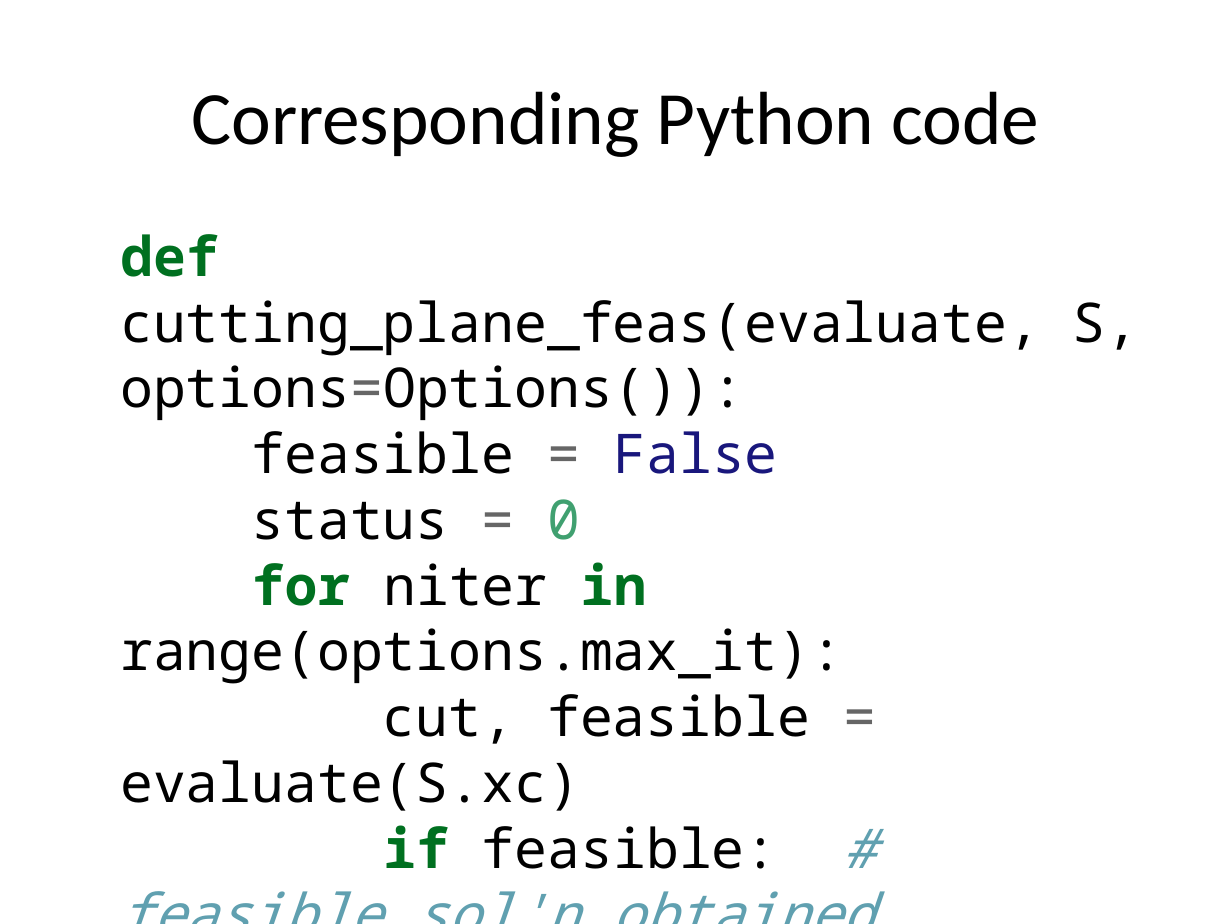
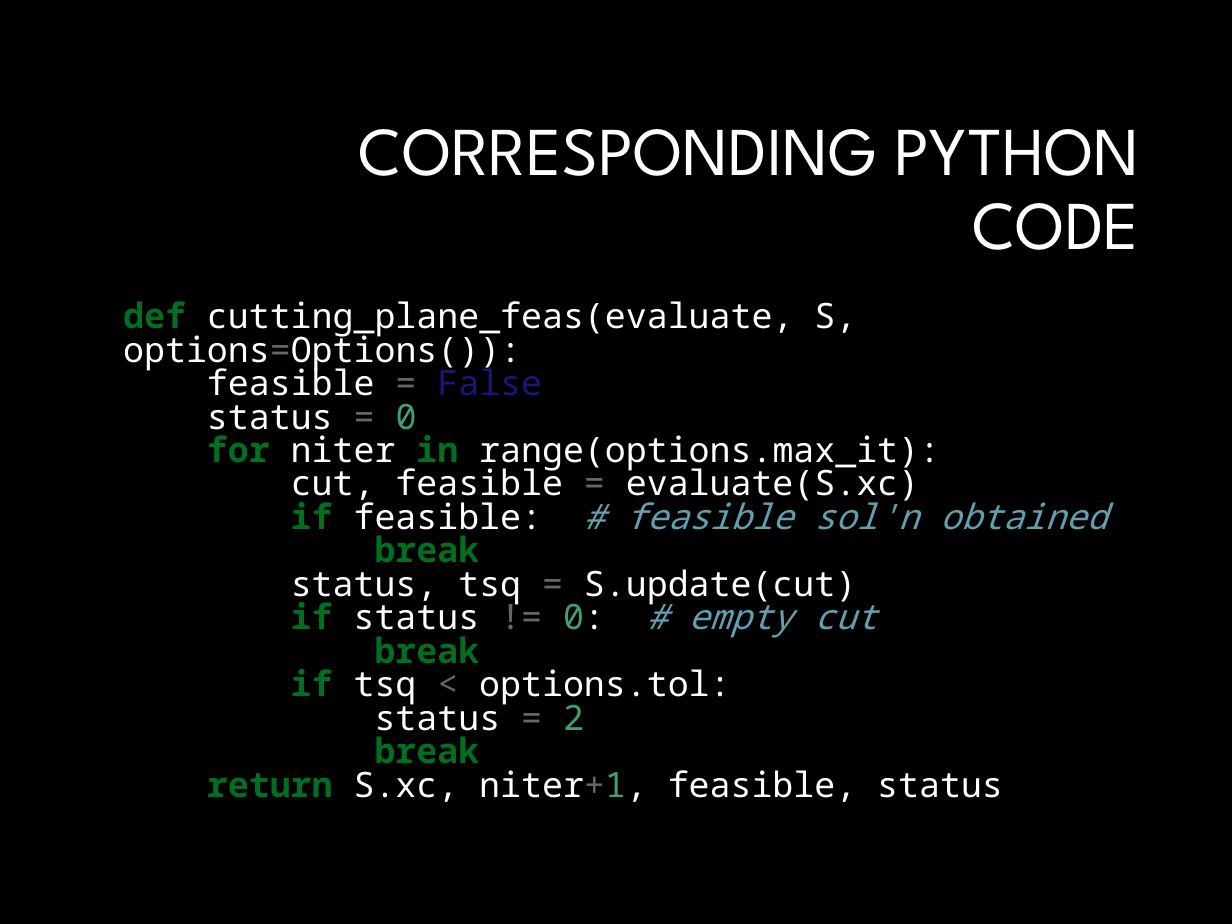
Before and after one commit to luk036/ellipsoid-method, a slide deck: slide 14 of temp4.pptx. Drawn at 1232x924 pixels with LibreOffice and Linux fonts; fonts in the diff are those of the drawing; background and template pictures are left out. Boxes give left, top, right and bottom in pixels: in the first picture for what was removed or moved away, otherwise in the second. Text is boxed around its words. In the diff, an @@ line names an element or a change of style, - is before the commit and + after.

```diff
--- a/temp4.pptx
+++ b/temp4.pptx
@@ background #FFFFFF to #000000 @@
@@ title at (x1=359, y1=129, x2=1140, y2=250): text changed; size 44 to 40 pt; font Calibri to League Spartan; text colour #000000 to #FFFFFF @@
-Corresponding Python code
+CORRESPONDING PYTHON CODE
@@ text "def cutting_plane_feas(evaluate, S, options=Options()): feas ..." moved from (x1=120, y1=234, x2=1139, y2=811) to (x1=123, y1=301, x2=1108, y2=802) @@
@@ text "def cutting_plane_feas(evaluate, S, options=Options()): feas ..." at (x1=123, y1=301, x2=1108, y2=802): size 32 to 20.4 pt; text colour #000000 to #FFFFFF in "cutting_plane_feas(evaluate, S, options=Options()): feasible ..."; indent changed; line spacing 1 to 0.8; more space between paragraphs @@
```
Also in this commit, not shown: 62 other slides changed, 2 other files.
